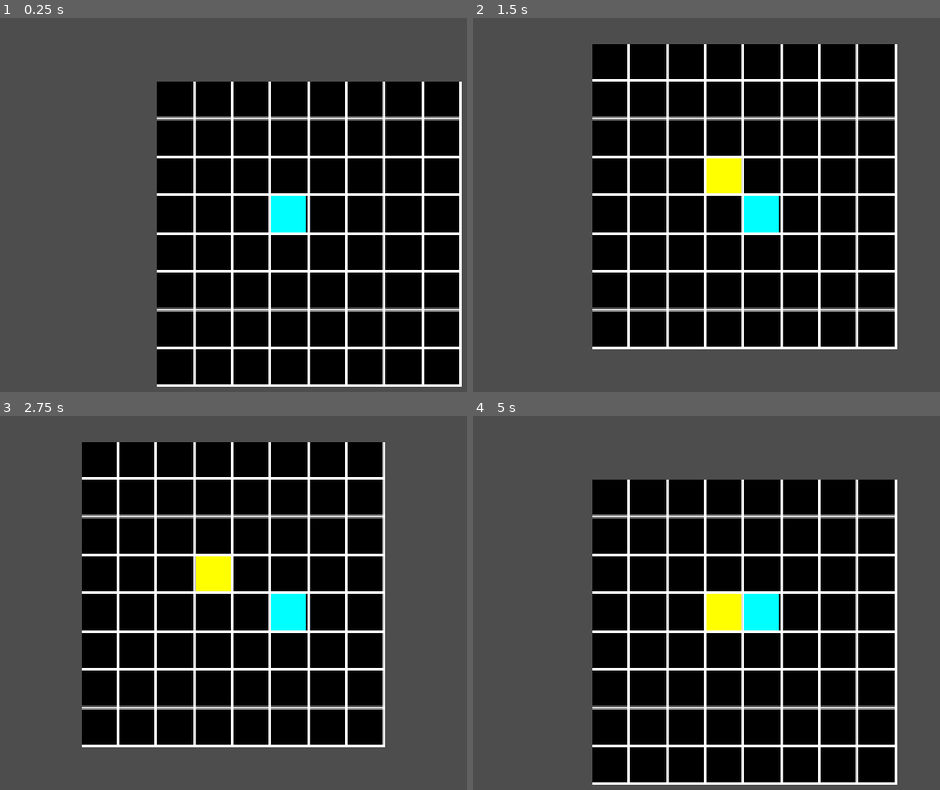
Above: before the commit, frames 1-4 (two rows, left to right).
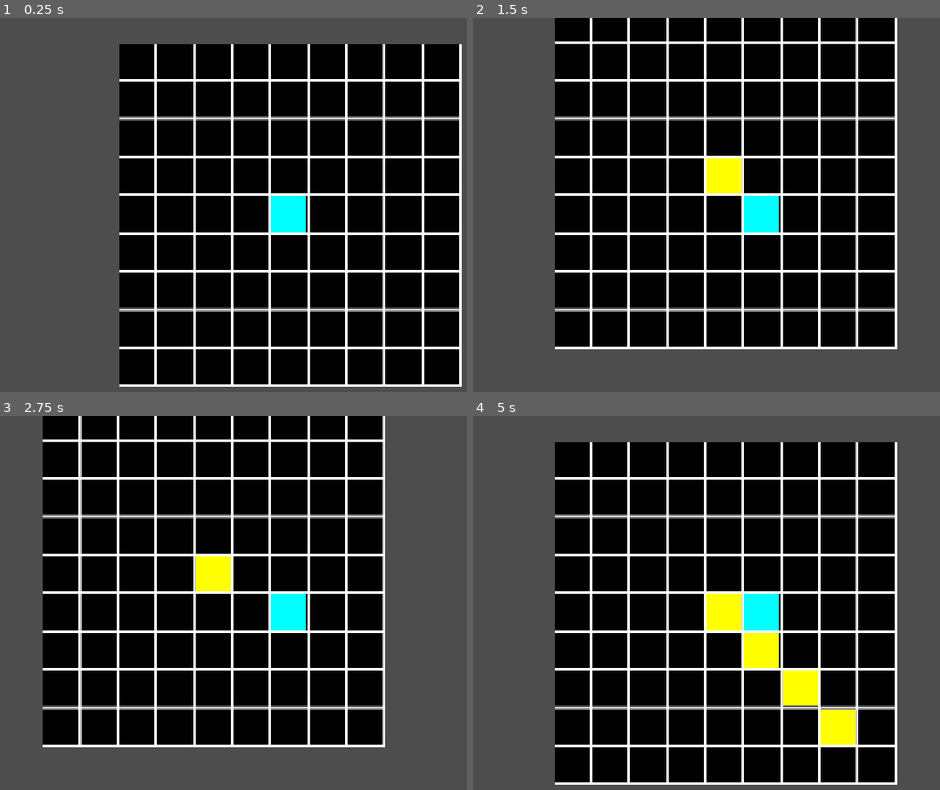
Above: after the commit, the same moments.

Repository: maseyonok421/maseyonok-sTestGameAboutPointThatCanMoveIn4DirectionsOnGrid
Game: Godot game, scene res://scenes/game.tscn
Same seed, same stepped clock (60 frames per second), same inputs: the game is played once before the commit and once after it.
Inputs:
- Up to frame 1 (0.25 s): no input
- Up to frame 2 (1.5 s): tap Enter at 0.5 s; hold Right (ui_right) 0.53-1.28 s; tap Space at 1.25 s; hold Down (ui_down) from 1.28 s (still down)
- Up to frame 3 (2.75 s): tap Enter at 2 s; release Down (ui_down) at 2.03 s; hold Right (ui_right) from 2.03 s (still down)
- Up to frame 4 (5 s): tap Space at 2.75, 4.25 s; release Right (ui_right) at 2.78 s; hold Up (ui_up) 2.78-3.53 s; tap Enter at 3.5 s; hold Left (ui_left) from 3.53 s (still down)

The runs differ from the first frame. In frame 1, 14% of the frame differs, in the area x 25-99%, y 6-99%; in frame 2, 12%; in frame 3, 12%; in frame 4, 16%, in the area x 17-91%, y 6-99%.

Commit message:
+ Basic point spawner script

Diff:
--- a/scripts/bgGenerator.gd
+++ b/scripts/bgGenerator.gd
@@ -5,8 +5,8 @@
 
 	print(Global.fullCellSize)
 
-	var width  = ( Global.fullCellSize ) * 8
-	var height = ( Global.fullCellSize ) * 8
+	var width  = ( Global.fullCellSize ) * 9
+	var height = ( Global.fullCellSize ) * 9
 
 	var bgImg = Image.create(width, height, false, Image.FORMAT_L8);
 	for i in range(width):
@@ -18,3 +18,8 @@
 				bgImg.set_pixel(i, j, Color(0, 0, 0))
 
 	texture = ImageTexture.create_from_image(bgImg)
+
+	position = Vector2(
+		-Global.fullCellSize/2,
+		-Global.fullCellSize/2
+	)
--- a/scripts/point.gd
+++ b/scripts/point.gd
@@ -1,4 +1,6 @@
 extends Node2D
+
+signal pointDestroyed
 
 @export var positionX = 0
 @export var positionY = 0
@@ -33,4 +35,5 @@
 func _on_area_2d_area_entered(area: Area2D) -> void:
 	if area.is_in_group("Player") :
 		Global.score += 1
+		emit_signal("pointDestroyed")
 		queue_free()
--- a/scripts/point_spawner.gd
+++ b/scripts/point_spawner.gd
@@ -1,5 +1,7 @@
 extends Node2D
 
+var maxPointsOnScreen = 4
+var curNumberOfPoints = 0
 var pointScene = preload("res://prefabs//point.tscn")
 
 # Called when the node enters the scene tree for the first time.
@@ -9,8 +11,16 @@
 
 func _on_timer_timeout() -> void:
 
+	if ( curNumberOfPoints >= maxPointsOnScreen ):
+		return
+
 	var pointInstance = pointScene.instantiate()
-	pointInstance.positionX = 0
-	pointInstance.positionY = 0
+	pointInstance.positionX = curNumberOfPoints
+	pointInstance.positionY = curNumberOfPoints
+	add_child(pointInstance)
+	pointInstance.pointDestroyed.connect(_on_point_destroyed)
 
-	add_child(pointInstance)
+	curNumberOfPoints += 1
+
+func _on_point_destroyed() -> void:
+	curNumberOfPoints -= 1
